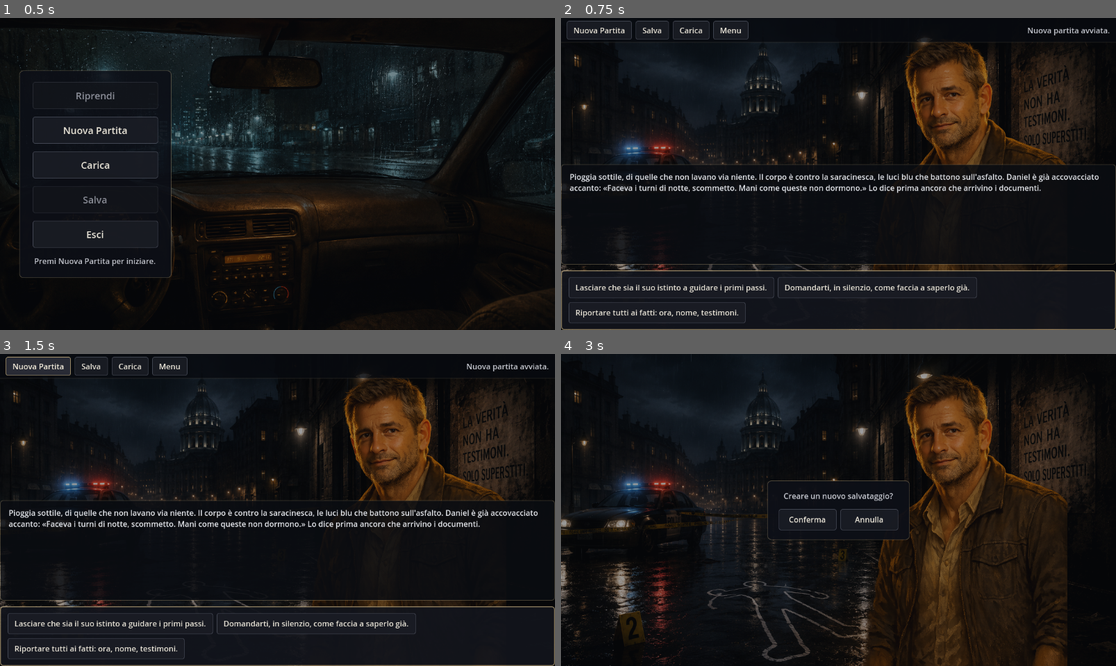
Above: before the commit, frames 1-4 (two rows, left to right).
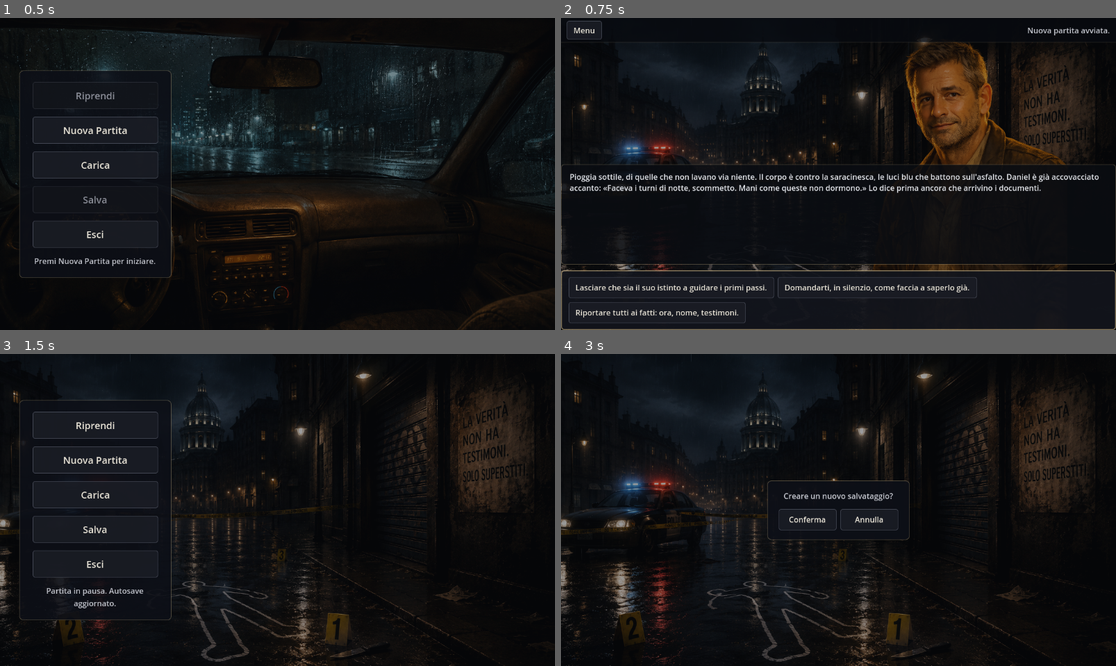
Above: after the commit, the same moments.

Repository: torsifranci2006-ship-it/gioco-test
Game: Godot game, scene res://scenes/main.tscn
The game is run twice, just before and just after one commit, with the same random seed, the same clock (stepped at 60 frames per second) and the same inputs.
Inputs (mouse positions are in pixels of both pictures, inside the frame that each line leads up to):
- Up to frame 1 (0.5 s): no input
- Up to frame 2 (0.75 s): click "Nuova Partita" at 0.5 s
- Up to frame 3 (1.5 s): click (38, 366) at 1.25 s, where only the run before the commit has a clickable "Nuova Partita"
- Up to frame 4 (3 s): click "Salva" at 2 s; click "Nuovo salvataggio" at 2.75 s

Frame 1 is identical in both runs. In frame 2, 0.4% of the frame differs, in the area x 2-34%, y 0-7%; in frame 3, 16%, in the area x 0-100%, y 0-100%; in frame 4, 14%.

Commit message:
Aggiornamento interfaccia grafica

Diff:
--- a/scenes/main.tscn
+++ b/scenes/main.tscn
@@ -263,18 +263,6 @@
 layout_mode = 2
 theme_override_constants/separation = 8
 
-[node name="NewGameButton" type="Button" parent="TopBar/TopBarMargin/Controls"]
-layout_mode = 2
-text = "Nuova Partita"
-
-[node name="SaveButton" type="Button" parent="TopBar/TopBarMargin/Controls"]
-layout_mode = 2
-text = "Salva"
-
-[node name="LoadButton" type="Button" parent="TopBar/TopBarMargin/Controls"]
-layout_mode = 2
-text = "Carica"
-
 [node name="MenuButton" type="Button" parent="TopBar/TopBarMargin/Controls"]
 layout_mode = 2
 text = "Menu"
--- a/src/ui/main.gd
+++ b/src/ui/main.gd
@@ -36,9 +36,6 @@
 @onready var _choices: HFlowContainer = $BottomArea/ChoicesPanel/ChoicesMargin/Choices
 @onready var _bottom_area: VBoxContainer = $BottomArea
 @onready var _top_bar: PanelContainer = $TopBar
-@onready var _new_game_button: Button = $TopBar/TopBarMargin/Controls/NewGameButton
-@onready var _save_button: Button = $TopBar/TopBarMargin/Controls/SaveButton
-@onready var _load_button: Button = $TopBar/TopBarMargin/Controls/LoadButton
 @onready var _menu_button: Button = $TopBar/TopBarMargin/Controls/MenuButton
 @onready var _status: Label = $TopBar/TopBarMargin/Controls/Status
 @onready var _start_menu: PanelContainer = $StartMenu
@@ -75,9 +72,6 @@
 func _ready() -> void:
 	EventBus.scene_changed.connect(_on_scene_changed)
 	EventBus.game_ended.connect(_on_game_ended)
-	_new_game_button.pressed.connect(_on_new_game)
-	_save_button.pressed.connect(_on_open_save.bind("game"))
-	_load_button.pressed.connect(_on_open_load.bind("game"))
 	_start_new_game_button.pressed.connect(_on_new_game)
 	_start_save_button.pressed.connect(_on_open_save.bind("menu"))
 	_start_load_button.pressed.connect(_on_open_load.bind("menu"))
@@ -95,9 +89,6 @@
 	# Stato iniziale: schermata di menu (Riprendi/Salva restano disabilitati finché non si gioca).
 	_enter_menu()
 	if not Game.is_ready():
-		_new_game_button.disabled = true
-		_save_button.disabled = true
-		_load_button.disabled = true
 		_start_new_game_button.disabled = true
 		_start_load_button.disabled = true
 		_start_resume_button.disabled = true
Not shown, changed: docs/ui.md
